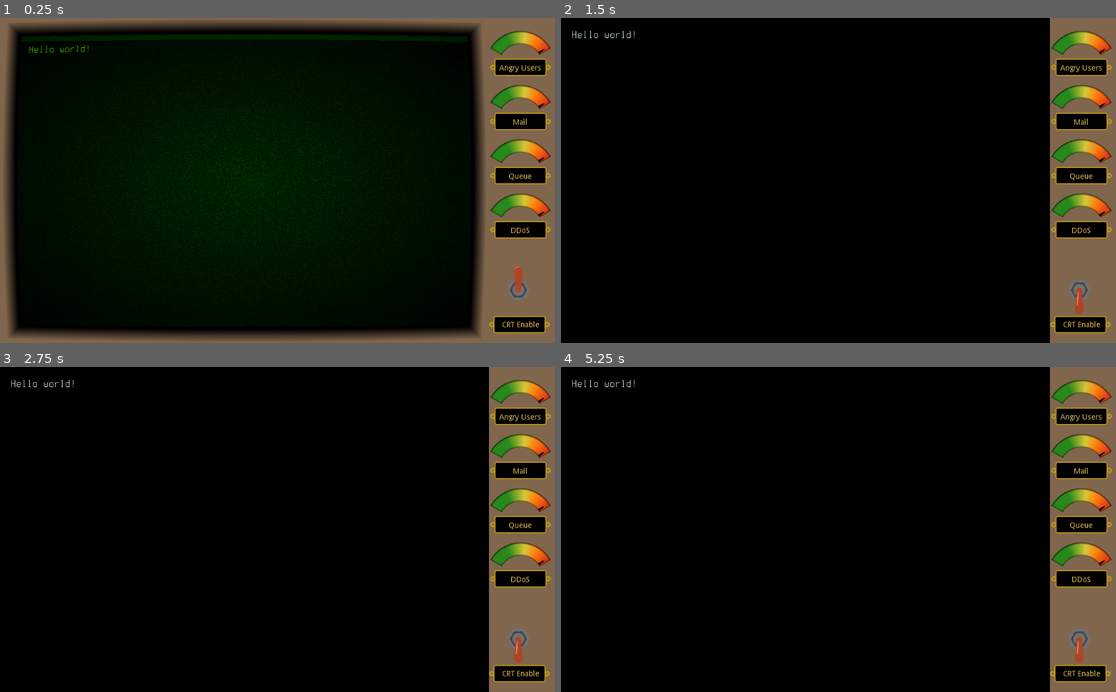
Above: before the commit, frames 1-4 (two rows, left to right).
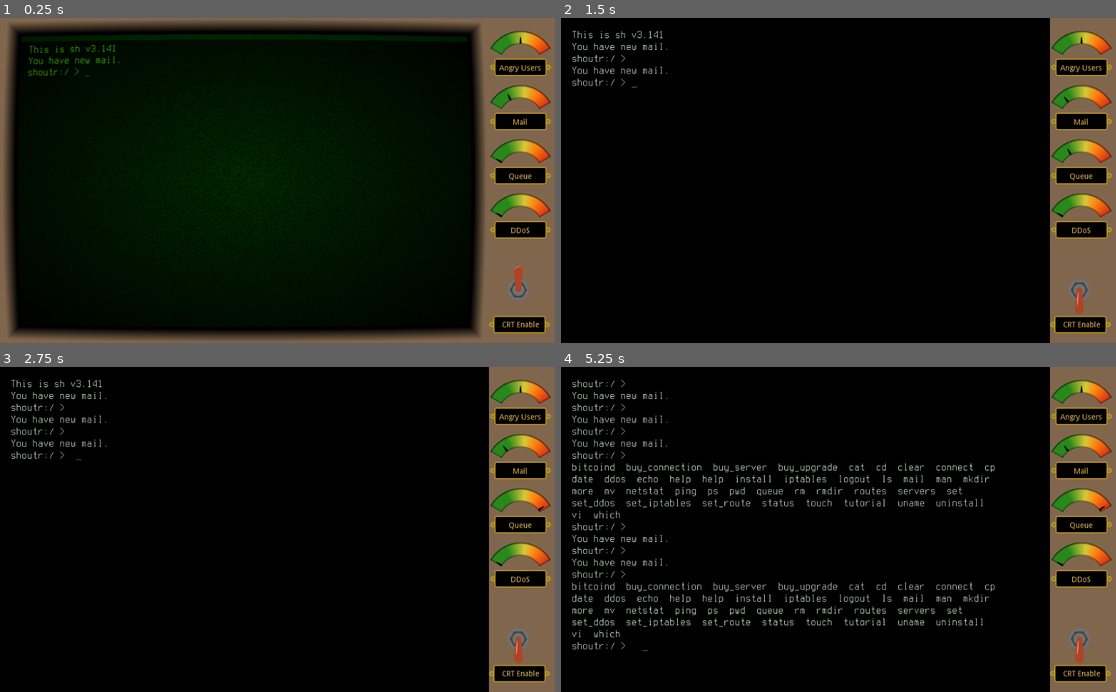
Above: after the commit, the same moments.

Repository: SmBe19/LD46
Game: Godot game, scene res://scn/root.tscn
Same seed, same stepped clock (60 frames per second), same inputs: the game is played once before the commit and once after it.
Inputs (mouse positions are in pixels of both pictures, inside the frame that each line leads up to):
- Up to frame 1 (0.25 s): no input
- Up to frame 2 (1.5 s): click (1077, 291) at 0.5 s; tap Enter at 1.25 s; hold Right from 1.28 s (still down); tap Backspace at 1.35 s
- Up to frame 3 (2.75 s): tap Space at 1.52, 2, 2.27 s; release Right at 2.03 s; hold Down from 2.03 s (still down); tap Enter at 2.1 s
- Up to frame 4 (5.25 s): tap Enter at 2.75, 4.25, 4.35 s; release Down at 2.78 s; hold Right 2.78-3.53 s; tap Tab at 2.85, 5.1 s; tap Space at 3.5, 3.77, 4.52, 5 s; hold Up 3.53-4.28 s; tap Backspace at 3.6 s; hold Left from 4.28 s (still down)

The runs differ from the first frame. In frame 1, 0.4% of the frame differs, in the area x 5-99%, y 5-62%; in frame 2, 0.5%; in frame 3, 0.6%; in frame 4, 4.1%, in the area x 2-99%, y 3-88%.
Error before the commit: Parse Error: Too few arguments for "_init()" call. Expected at least 3. (res://src/root.gd:185)
Error after the commit: Invalid get index '0' (on base: 'Nil'). (res://src/cmd/sh.gd:63)

Commit message:
fix daily report

Diff:
--- a/src/root.gd
+++ b/src/root.gd
@@ -11,7 +11,6 @@
 var global_uuid = 0
 var money = 2048
 var money_log = []
-var daily_report_mail_type
 var daily_report_sender_type
 var daily_report_sender
 var daily_request_complete = 0
@@ -36,11 +35,6 @@
 	init_daily_report()
 
 func init_daily_report():
-	daily_report_mail_type = MailType.new({
-		'content': '',
-		'subject': 'Daily Report',
-		'type': 'daily_report',
-	})
 	daily_report_sender_type = UserType.new({
 		'name': 'Daily Report',
 		'mail': 'daily-report@shoutr.io',
@@ -182,25 +176,25 @@
 	$"/root/ScnRoot/DDoS".value = ddos
 
 func send_daily_report():
-	var mail = Mail.new(daily_report_mail_type, daily_report_sender)
-	mail.content += 'Users\n'
-	mail.content += 'Total: ' + str(len(UserHandler.users)) + '\n'
-	mail.content += 'New: ' + str(daily_users_new) + '\n'
-	mail.content += 'Lost: ' + str(daily_users_left) + '\n'
-	mail.content += '\n'
-	mail.content += 'Real Requests\n'
-	mail.content += 'Served: ' + str(daily_request_complete) + '\n'
-	mail.content += 'Timeout: ' + str(daily_request_fail) + '\n'
-	mail.content += 'Dropped: ' + str(daily_request_drop) + '\n'
-	mail.content += 'Blocked: ' + str(daily_request_block) + '\n'
-	mail.content += '\n'
-	mail.content += 'DDoS Requests\n'
-	mail.content += 'Served: ' + str(daily_request_complete_fake) + '\n'
-	mail.content += 'Dropped: ' + str(daily_request_fake_dropped) + '\n'
-	mail.content += 'Blocked: ' + str(daily_request_fake_blocked) + '\n'
-	mail.content += 'Checked: ' + str(daily_request_fake_checked) + '\n'
-	mail.content += 'Detected Correct: ' + str(daily_request_fake_detected) + '\n'
-	mail.content += 'Detected Wrong: ' + str(daily_request_fake_detected_wrong) + '\n'
+	var content = ''
+	content += 'Users\n'
+	content += 'Total: ' + str(len(UserHandler.users)) + '\n'
+	content += 'New: ' + str(daily_users_new) + '\n'
+	content += 'Lost: ' + str(daily_users_left) + '\n'
+	content += '\n'
+	content += 'Real Requests\n'
+	content += 'Served: ' + str(daily_request_complete) + '\n'
+	content += 'Timeout: ' + str(daily_request_fail) + '\n'
+	content += 'Dropped: ' + str(daily_request_drop) + '\n'
+	content += 'Blocked: ' + str(daily_request_block) + '\n'
+	content += '\n'
+	content += 'DDoS Requests\n'
+	content += 'Served: ' + str(daily_request_complete_fake) + '\n'
+	content += 'Dropped: ' + str(daily_request_fake_dropped) + '\n'
+	content += 'Blocked: ' + str(daily_request_fake_blocked) + '\n'
+	content += 'Checked: ' + str(daily_request_fake_checked) + '\n'
+	content += 'Detected Correct: ' + str(daily_request_fake_detected) + '\n'
+	content += 'Detected Wrong: ' + str(daily_request_fake_detected_wrong) + '\n'
 	daily_request_complete = 0
 	daily_request_complete_fake = 0
 	daily_request_fail = 0
@@ -213,6 +207,7 @@
 	daily_request_fake_blocked = 0
 	daily_users_new = 0
 	daily_users_left = 0
+	var mail = Mail.new('Daily Report', content, daily_report_sender)
 	MailHandler.send_mail(mail)
 
 func tick():
